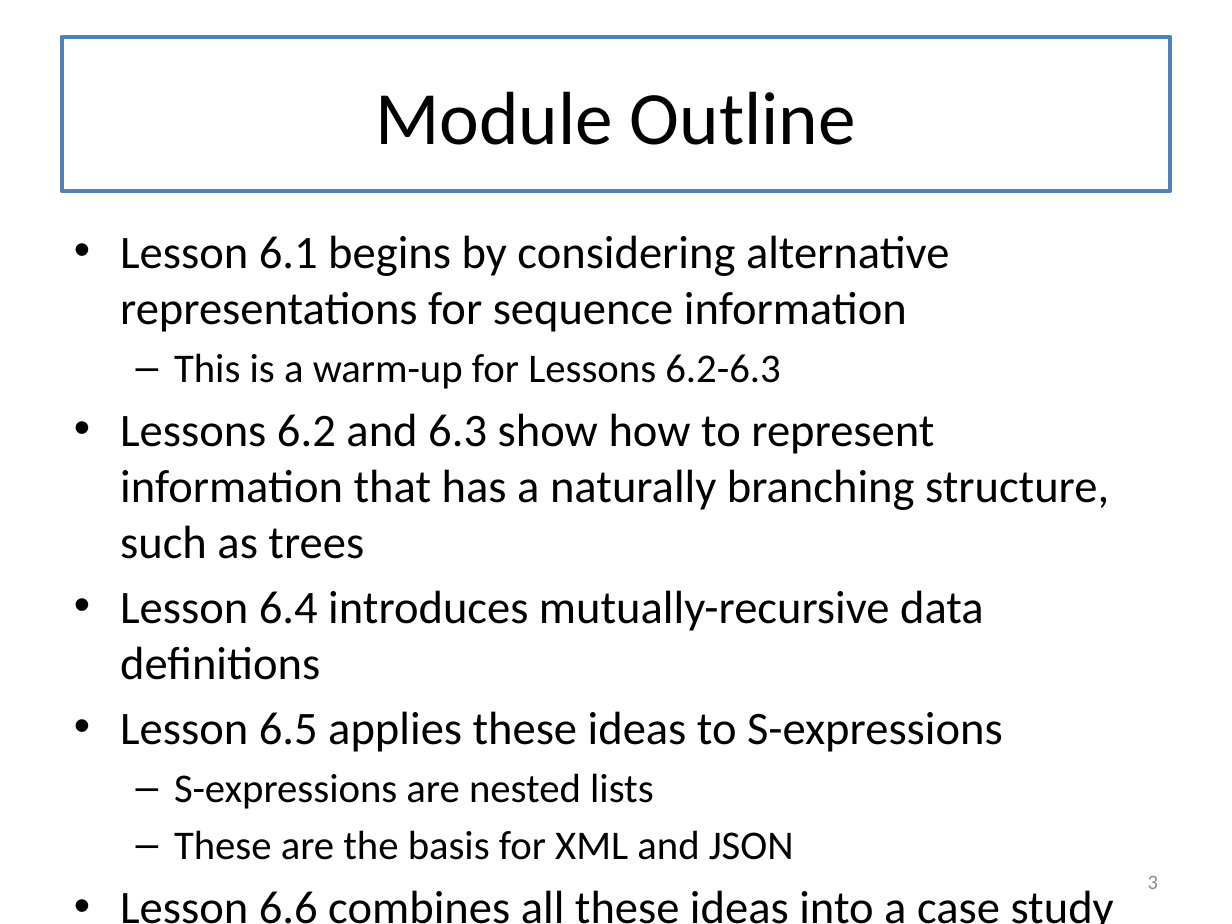
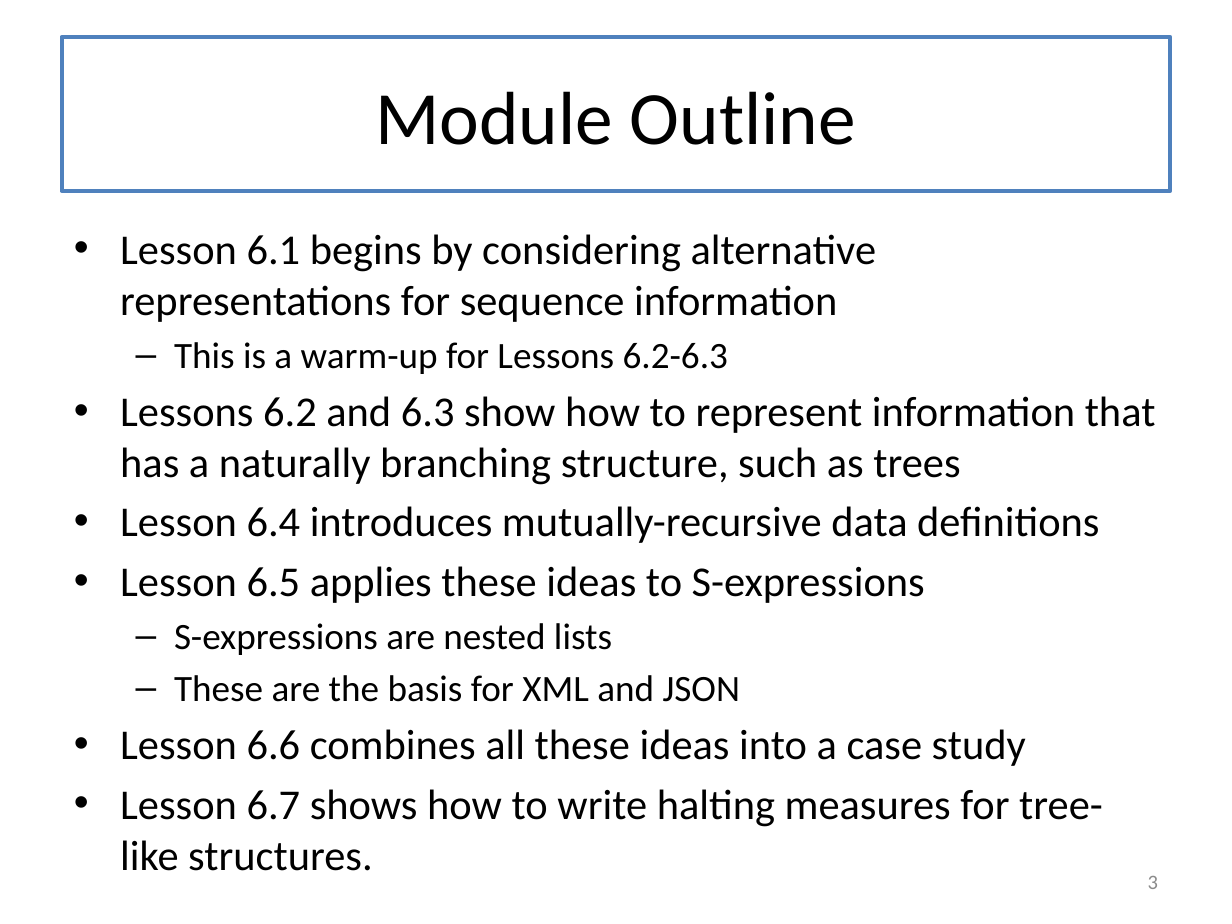
Before and after one commit to mwand/cs5010f16, a slide deck: slide 3 of Slides/Lesson 6.1 Lists vs. Structures.pptx. Drawn at 1232x924 pixels with LibreOffice and Linux fonts; fonts in the diff are those of the drawing. Boxes give left, top, right and bottom in pixels: in the first picture for what was removed or moved away, otherwise in the second. Text is boxed around its words. In the diff, an @@ line names an element or a change of style, - is before the commit and + after.

```diff
--- a/Slides/Lesson 6.1 Lists vs. Structures.pptx
+++ b/Slides/Lesson 6.1 Lists vs. Structures.pptx
@@ text at (120, 234, 1156, 766): size 27.2 to 24.8 pt in "Lesson 6.1 begins by considering alternative representations ...", "Lessons 6.2 and 6.3 show how to ...", "Lesson 6.4 introduces mutually-recursive data definitions", "Lesson 6.5 applies these ideas to S-expressions" and 1 more places; size 23.8 to 21.7 pt in "This is a warm-up for Lessons 6.2-6.3", "S-expressions are nested lists", "These are the basis for XML and ..." @@
@@ text at (120, 789, 1103, 827): paragraph added @@
+• Lesson 6.7 shows how to write halting measures for tree-like structures.
```
Also in this commit, not shown: 3 other slides changed, 1 slide added, 9 other files.
